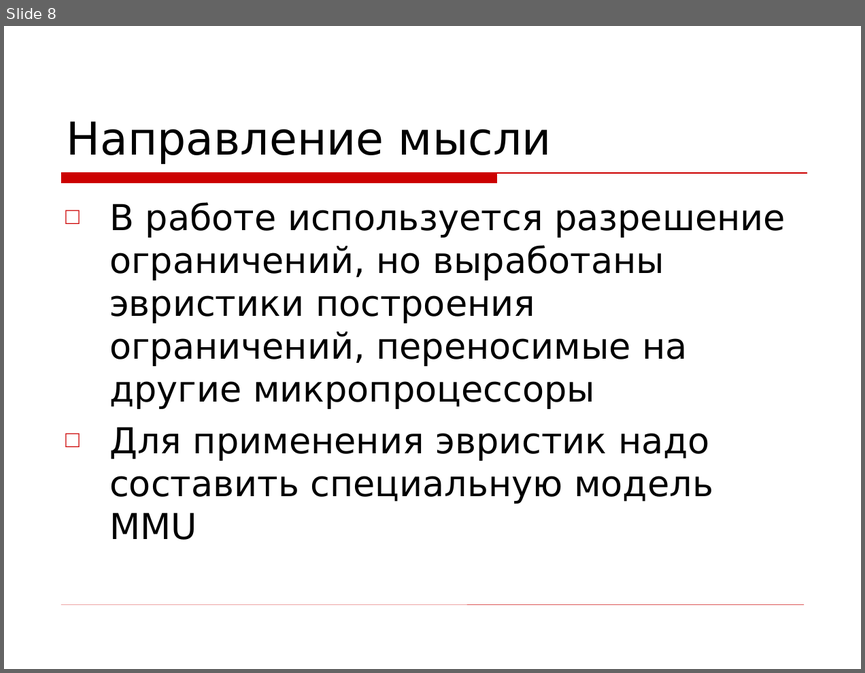
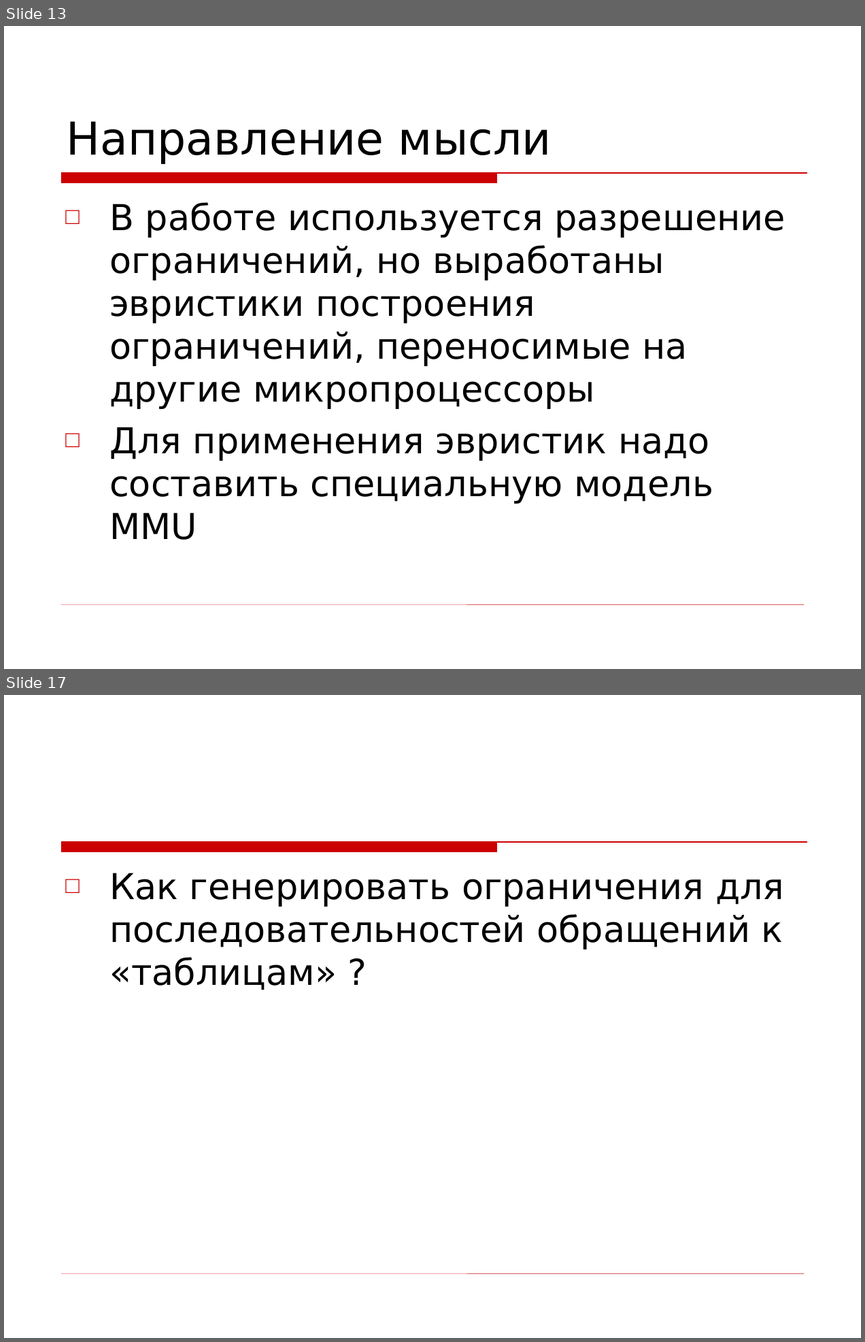
Before and after one commit to kornevgen/tesla-project, a slide deck: papers/THESIS/talks/Oct13 - ISP/isp-slides.ppt. Shown one above the other, each under a label of ours: slide 8 before the commit, slides 13 and 17 after it; the slides between them are not shown. The pictures are 865x673 and 865x1342 pixels, drawn with LibreOffice and Linux fonts; fonts in the diff are those of the drawing; background and template pictures are left out. Boxes give left, top, right and bottom in pixels: in the first picture for what was removed or moved away, otherwise in the second. Text is boxed around its words. In the diff, an @@ line names an element or a change of style, - is before the commit and + after.

```diff
--- a/papers/THESIS/talks/Oct13 - ISP/isp-slides.ppt
+++ b/papers/THESIS/talks/Oct13 - ISP/isp-slides.ppt
@@ slide 17 added at box(4, 695, 861, 1338), background picture (left out); not listed: 2 template elements that a slide beside it also shows @@
@@ text added at box(109, 872, 784, 990), 30 pt, text #000000 @@
+□ Как генерировать ограничения для последовательностей обращений к «таблицам» ?
@@ what was slide 8 is now slide 13 @@
```
Also in this commit, not shown: 1 slide changed, 25 other slides added, 3 slides removed.
